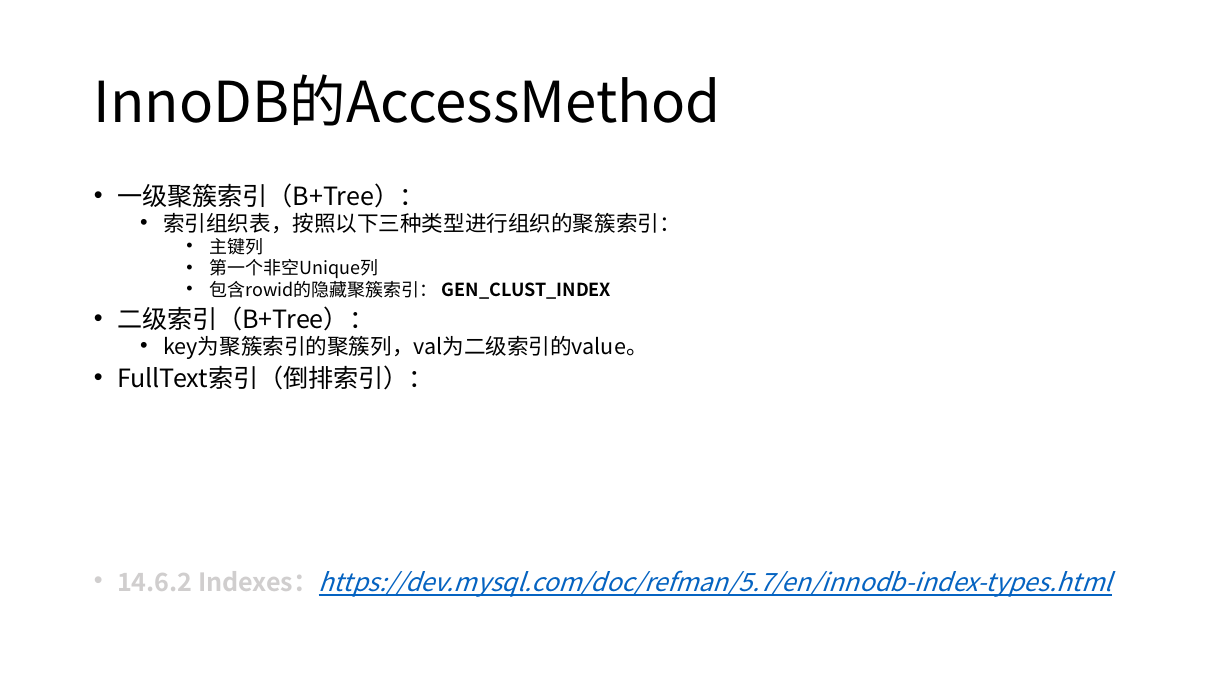
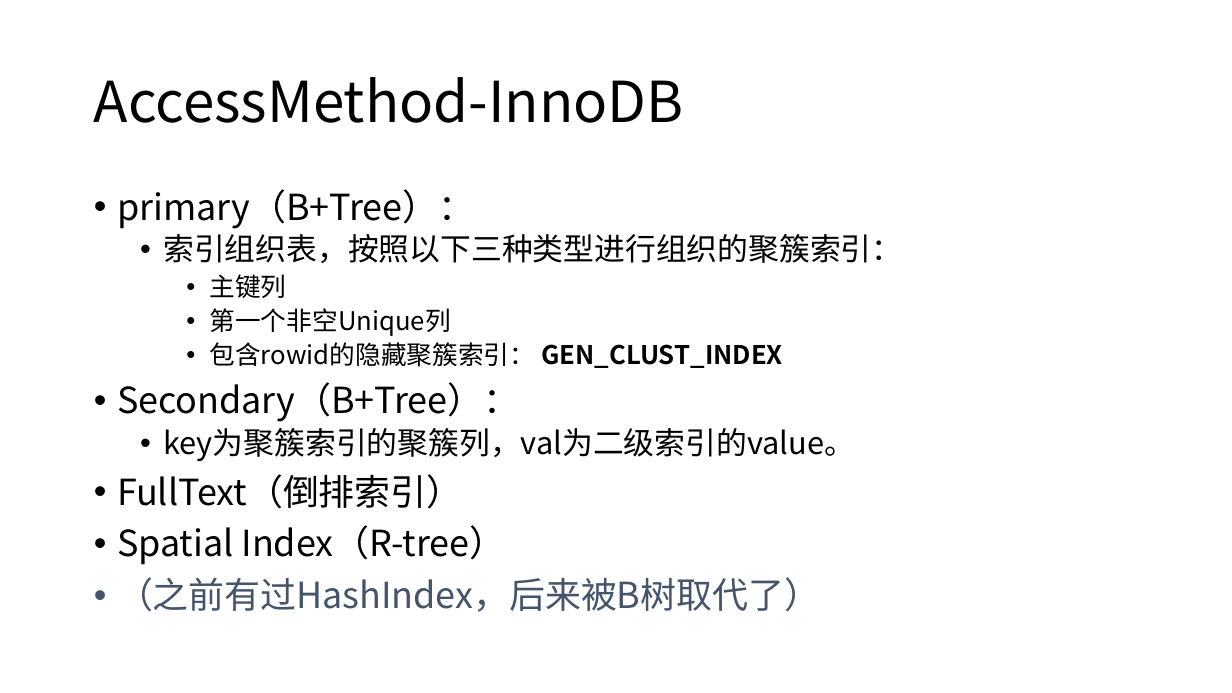
Before and after one commit to yummyliu/papers, a slide deck: slide 4 of 工作分享.pptx (slide 11 before the commit). Drawn at 1232x693 pixels with LibreOffice and Linux fonts; fonts in the diff are those of the drawing. Boxes give left, top, right and bottom in pixels: in the first picture for what was removed or moved away, otherwise in the second. Text is boxed around its words. In the diff, an @@ line names an element or a change of style, - is before the commit and + after.

```diff
--- a/工作分享.pptx
+++ b/工作分享.pptx
@@ title at (94, 77, 684, 123): text changed @@
-InnoDB的AccessMethod
+AccessMethod-InnoDB
@@ text at (117, 189, 474, 229): text changed; size 19.6 to 28 pt @@
-• 一级聚簇索引（B+Tree）：
+• primary（B+Tree）：
@@ text at (163, 234, 902, 461): size 16.8 to 24 pt in "索引组织表，按照以下三种类型进行组织的聚簇索引：", "key为聚簇索引的聚簇列，val为二级索引的value。"; size 14 to 20 pt in "主键列", "第一个非空Unique列", "包含rowid的隐藏聚簇索引： GEN_CLUST_INDEX"; line spacing 0.7 to 0.9 @@
@@ text at (117, 382, 520, 422): text changed; size 19.6 to 28 pt @@
-• 二级索引（B+Tree）：
+• Secondary（B+Tree）：
@@ text at (117, 474, 820, 612): text changed; size 19.6 to 28 pt; text colour #0563C1 to #000000; italic off @@
-• FullText索引（倒排索引）：
-• 14.6.2 Indexes：https://dev.mysql.com/doc/refman/5.7/en/innodb-index-types.html
+• FullText（倒排索引）
+• Spatial Index（R-tree）
+• （之前有过HashIndex，后来被B树取代了）
```
Also in this commit, not shown: 19 other slides changed, 7 slides added, 8 slides removed.
